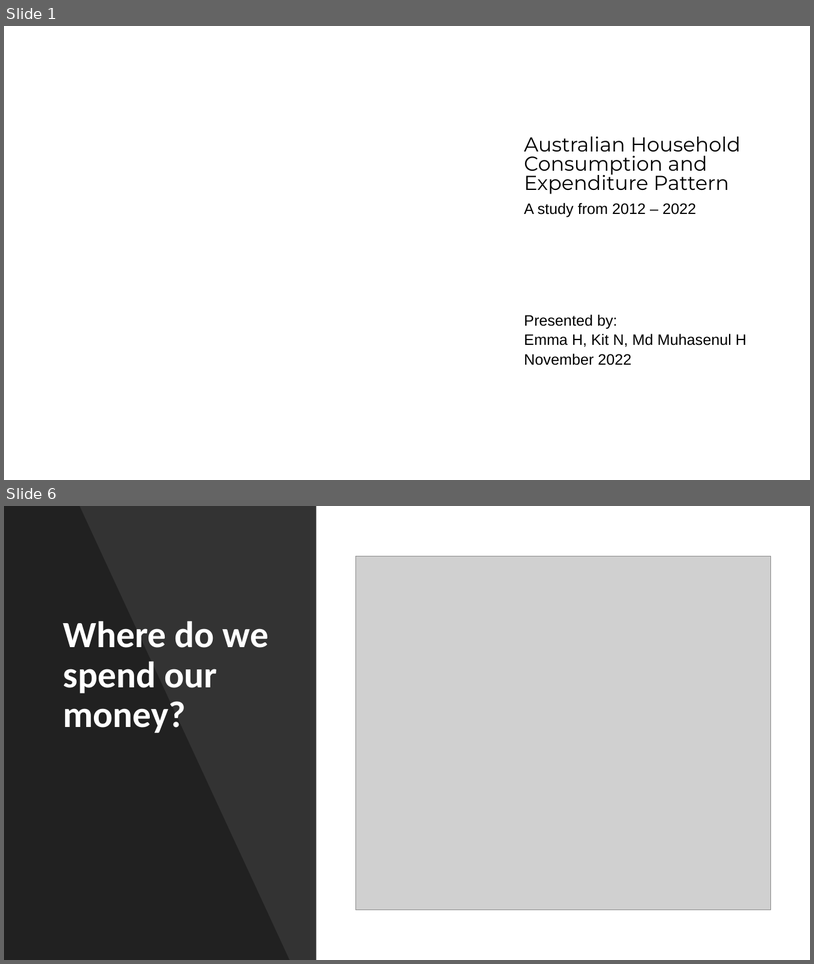
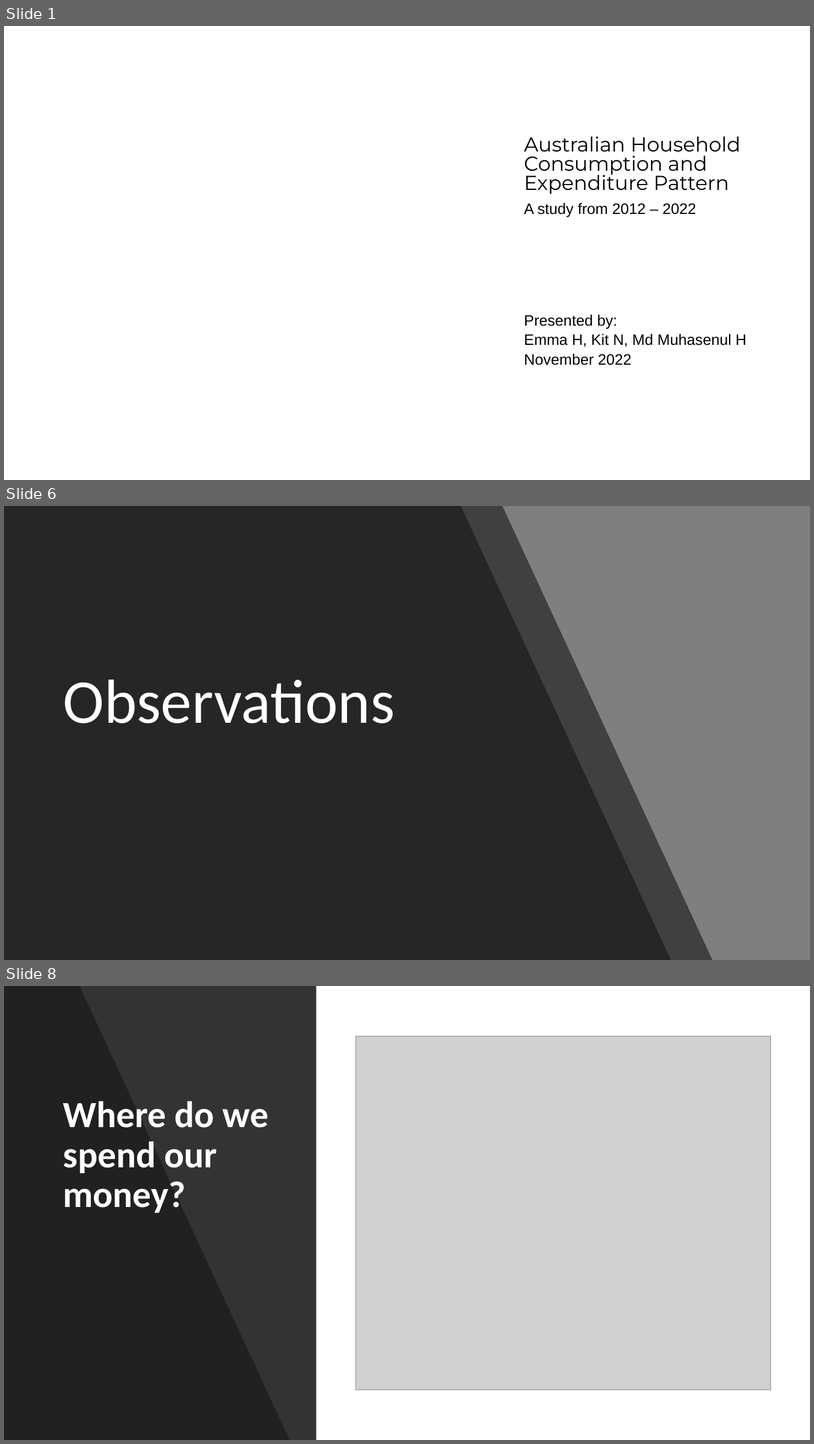
Before and after one commit to twigikit/FTBC_project_1, a slide deck: Aus Household Consumption and Expenditure Pattern.pptx. Shown one above the other, each under a label of ours: slides 1 and 6 before the commit, slides 1, 6 and 8 after it; the slides between them are not shown. The pictures are 814x964 and 814x1444 pixels, drawn with LibreOffice and Linux fonts; fonts in the diff are those of the drawing; grey boxes stand for pictures; background and template pictures are left out. Boxes give left, top, right and bottom in pixels: in the first picture for what was removed or moved away, otherwise in the second. Text is boxed around its words. In the diff, an @@ line names an element or a change of style, - is before the commit and + after.

```diff
--- a/Aus Household Consumption and Expenditure Pattern.pptx
+++ b/Aus Household Consumption and Expenditure Pattern.pptx
@@ slide 6 added at [4, 506, 810, 960], background #7C7C7C @@
@@ rectangle added at [4, 506, 810, 960], fill #7F7F7F @@
@@ freeform shape added at [4, 506, 671, 960], fill #262626 @@
@@ freeform shape added at [86, 506, 713, 960], fill #262626 at 70% opacity @@
@@ title added at [63, 679, 395, 723], 74 pt, text #FFFFFF @@
+Observations
@@ what was slide 6 is now slide 8 @@
```
Also in this commit, not shown: 5 slides changed, 5 other slides added, 4 slides removed, 1 other file.
